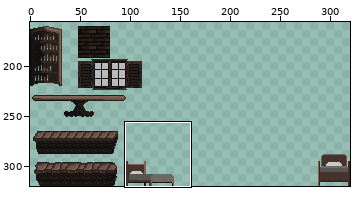
File history of a sprite sheet, assets/Tiled/super_mario.png. The picture above shows the old version from afar; the outline marks the close-up.
Close-up. Before the commit:
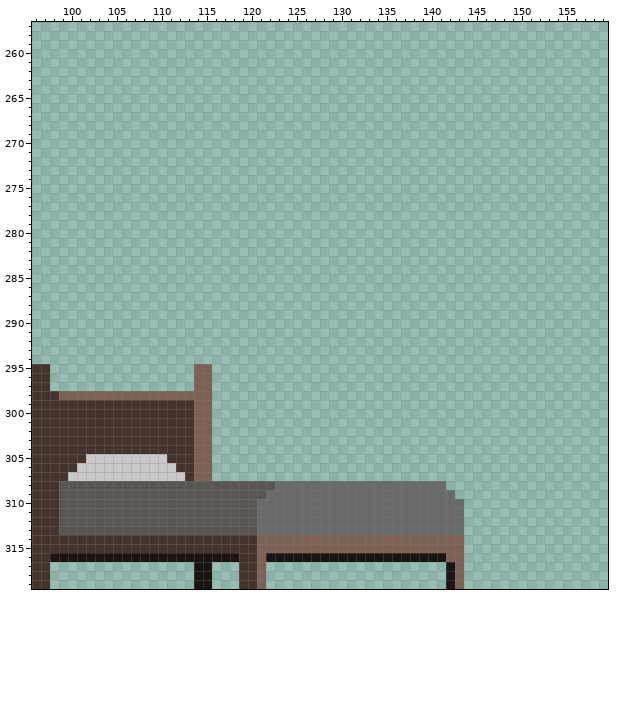
The file is 320x320 pixels. Colours within 5 levels of each other are drawn and written as one. Shown: x 96..159, y 257..319. The wide view leaves out empty margins. The commit also changed other parts of the picture, which this record leaves out.
After the commit:
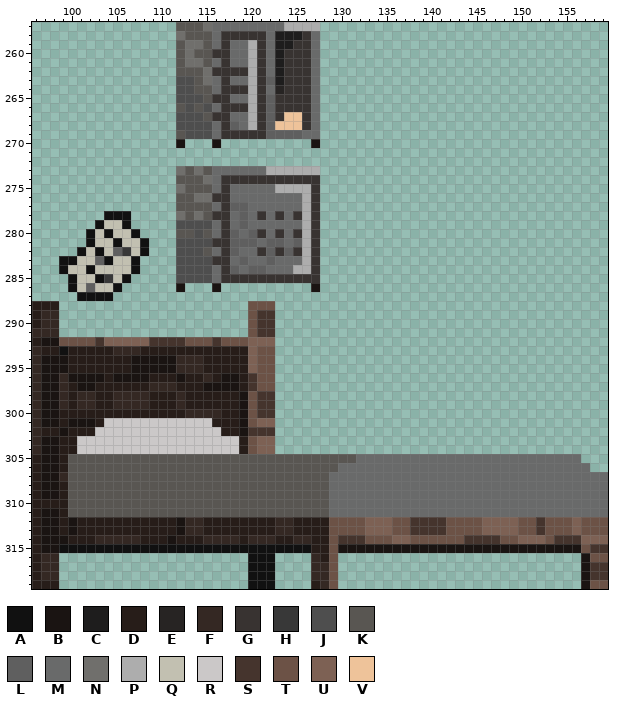
Palette (. is transparent): A #111111  B #1a1412  C #1e1d1d  D #271d19  E #272423  F #342823  G #383331  H #383838  J #4e4e4e  K #595652  L #5f5f5f  M #696a6a  N #706f6c  P #adadad  Q #c2c0b1  R #cbc8c8  S #45342d  T #6c5246  U #7d6154  V #eec39a
Edits made:
Changed rows in their new state; - is an unchanged pixel.
first column x 96:
257 ----------------KKKNMMMMMMMMPPPP--------------------------------
258 ----------------NKKKMGGGGGMCCCGM--------------------------------
259 ----------------KNNKMGMMPGMCCGGM--------------------------------
260 ----------------KNKKGGMMPGMCGGGM--------------------------------
261 ----------------KNNKMGMMPGMCGGGM--------------------------------
262 ----------------KKKNGGGGPGMCGGGM--------------------------------
263 ----------------JJKNMGMMPGLCGGGM--------------------------------
264 ----------------JJKKMGGGPGMEGGGM--------------------------------
265 ----------------JJJKGGMMPGLGGGGM--------------------------------
266 ----------------KJKJMGGGPGLGGGGM--------------------------------
267 ----------------JJJKGGMMPGLGVVGM--------------------------------
268 ----------------JJJJMGLMPGLVVVGM--------------------------------
269 ----------------KJJJMGGGGGLLLLMM--------------------------------
270 ----------------B---B----------B--------------------------------
273 ----------------NKNKMMMMMMPPPPPP--------------------------------
274 ----------------KKKNMGGGGGGGGGGG--------------------------------
275 ----------------NKKKMGMMMMMPPPPG--------------------------------
276 ----------------KKNNGGMMMMMMMMPG--------------------------------
277 ----------------KKKKMGLLMMMMMMPG--------------------------------
278 --------AAA-----NKNKGGMLMGMGMGPG--------------------------------
279 -------AQQA-----JJJJMGMLMMMMMMPG--------------------------------
280 ------AQAQQA----KKJKMGLMLGMGMGPG--------------------------------
281 ------AQQAQQA---JJJJGGLLLMLLMLPG--------------------------------
282 -----AQAQLHQA---JJJKMGLMMGLGLGPG--------------------------------
283 ---AAQQLAQQA----JJJJGGMLMMLMMMPG--------------------------------
284 ---AQQAQQQQA----JJJJMGLMLLMMMPPG--------------------------------
285 ----AQQAHQA-----JJJJMGGGGGGGGGGG--------------------------------
286 ----AQLQQA------B---B----------B--------------------------------
287 -----AAAA-------------------------------------------------------
288 DDD---------------------TTT-------------------------------------
289 DFF---------------------TSS-------------------------------------
290 DFF---------------------TSS-------------------------------------
291 FFF---------------------TSS-------------------------------------
292 DBBTTTTSUUUUUSSSSTTTSTTTUUU-------------------------------------
293 FDDADDDDDFFFDDDDDDDDDDDDUTT-------------------------------------
294 FBBBDDDDDDDBBBBBFFFDDDDDUTT-------------------------------------
295 FBBBDDDDDDDBBBBBFFFDDDDDUTT-------------------------------------
296 FBBFBBBBDBBBBDDDBDDFDBBDSTT-------------------------------------
297 FBBFDBBDDDDDDFFFDDDBBBBDSTT-------------------------------------
298 FBBFDFFDDFFFFDDDFDDDDDDBTSS-------------------------------------
299 FBBFDFFDDFFFFDDDFDDDDDDBTSS-------------------------------------
300 FBBDDDDDDDDDDDDDDFFFFDDBTSS-------------------------------------
301 FBBDBBBDRRRRRRRRRRRRDDDBTUU-------------------------------------
302 FDDBDDDRRRRRRRRRRRRRRDDBSSS-------------------------------------
303 FBBDDRRRRRRRRRRRRRRRRRRDTUU-------------------------------------
304 FBBDDRRRRRRRRRRRRRRRRRRDTUU-------------------------------------
305 DBBDKKKKKKKKKKKKKKKKKKKKKKKKKKKKKKKKMMMMMMMMMMMMMMMMMMMMMMMMM---
306 DBBDKKKKKKKKKKKKKKKKKKKKKKKKKKKKKKMMMMMMMMMMMMMMMMMMMMMMMMMMMM--
307 DBBFKKKKKKKKKKKKKKKKKKKKKKKKKKKKKMMMMMMMMMMMMMMMMMMMMMMMMMMMMMMM
308 DBBD-----------------------KKKKKK-------------MMMMMMMMMMMMMMMMMM
309 DBBD----------------------KKKKKKK--------------MMMMMMMMMMMMMMMMM
310 DDDD---------------------KKKKKKKK---------------MMMMMMMMMMMMMMMM
311 DBBD---------------------KKKKKKKK---------------MMMMMMMMMMMMMMMM
312 DBBDBDDDDDDDDDDDBFFDDDDDDDDFFDDDDTTTTUUUTTSSSSTTTTUUUUTTSTTTUTTT
313 DBBDBDDDDDDDDDDDBFFDDDDDDDDFFDDDDTTTTUUUTTSSSSTTTTUUUUTTSTTTUTTT
314 DBBBDDDFFFFFDDDBDDDFFFFDFFFDDFFDDTSSSTTT--TTTTTTSSSSTTUUUTSSSUUU
315 DBBAAAAAAAAAAAAAAAAAAAAAAAAAAAADDTBBBBBBBBBBBBBBBBBBBBBBBBBBBTSS
316 DFF.....................AAA....FDT..............-------------BTT
317 DFF---------------..---.AAA----FFT------------..-------------BSS
318 DFF---------------..---.AAA----FFT------------..-------------BSS
319 DDD---------------..---.AAA----DFT------------..-------------BTT
Changed places in both close-ups, as pixel boxes (x1, y1, x2, y2):
changed: (32, 22, 608, 589)
